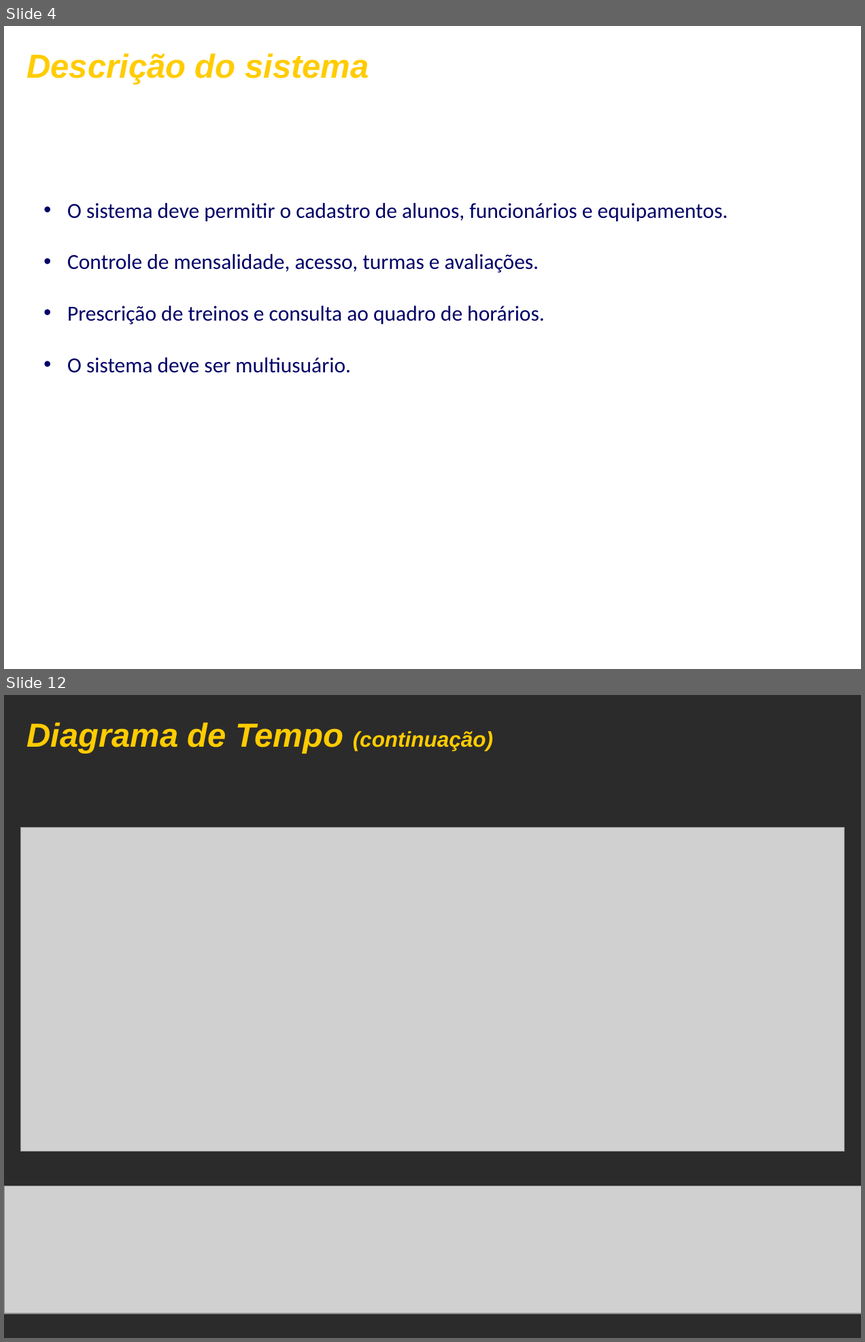
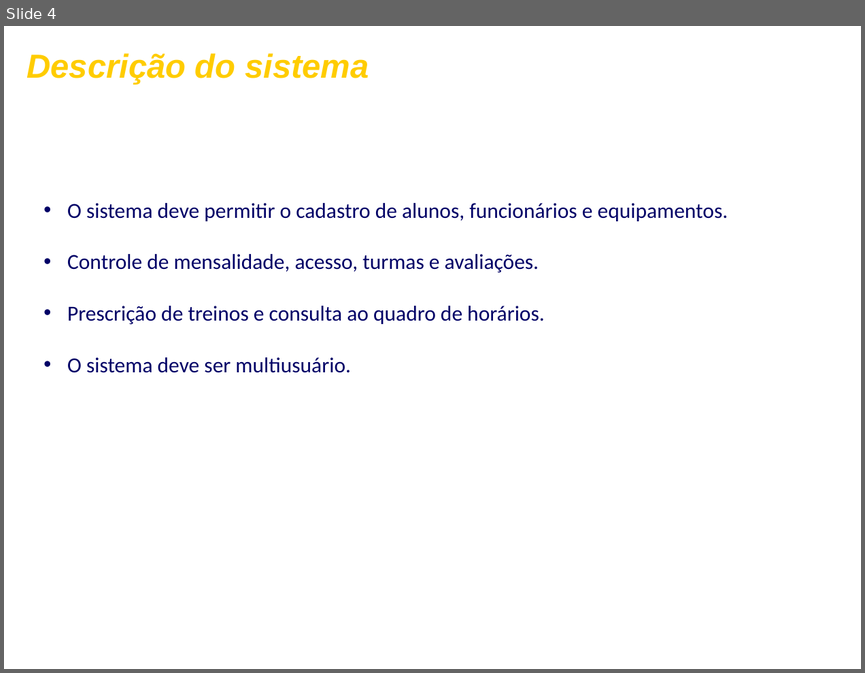
Before and after one commit to FrancescoBeghelli/TrabalhoES, a slide deck: ApresentaçãoFormatada.ppt. Shown one above the other, each under a label of ours: slides 4 and 12 before the commit, slide 4 after it; the slides between them are not shown. The pictures are 865x1342 and 865x673 pixels, drawn with LibreOffice and Linux fonts; fonts in the diff are those of the drawing; grey boxes stand for pictures; background and template pictures are left out; a plain dark background stands for a picture behind light text. Boxes give left, top, right and bottom in pixels: in the first picture for what was removed or moved away, otherwise in the second. Text is boxed around its words. In the diff, an @@ line names an element or a change of style, - is before the commit and + after.

```diff
--- a/ApresentaçãoFormatada.ppt
+++ b/ApresentaçãoFormatada.ppt
@@ slide 12 removed at bbox=[4, 695, 861, 1338], background picture (left out) @@
@@ text removed at bbox=[26, 722, 493, 753] @@
-Diagrama de Tempo (continuação)
@@ picture removed at bbox=[21, 828, 844, 1152] @@
@@ picture removed at bbox=[4, 1186, 861, 1314] @@
```
Also in this commit, not shown: 6 slides changed, 3 slides added, 2 other slides removed.
